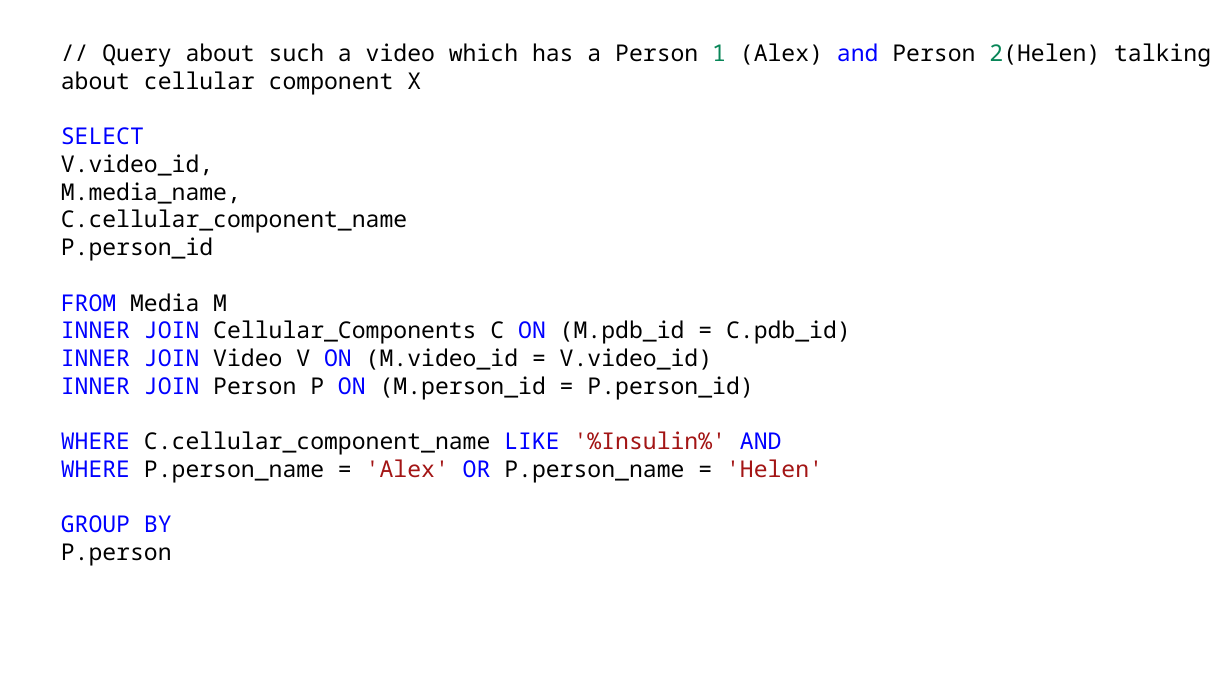
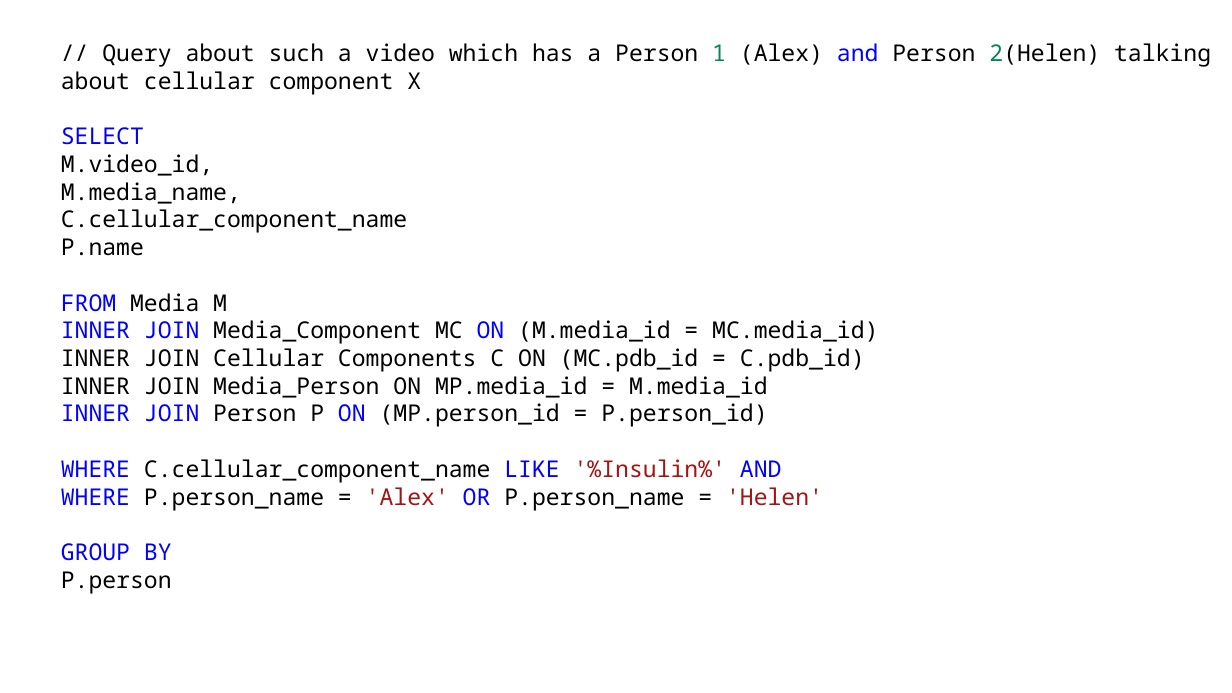
Before and after one commit to aniketkr97/ISI, a slide deck: slide 4 of Modelling/Presentation.pptx. Drawn at 1232x693 pixels with LibreOffice and Linux fonts; fonts in the diff are those of the drawing. Boxes give left, top, right and bottom in pixels: in the first picture for what was removed or moved away, otherwise in the second. Text is boxed around its words. In the diff, an @@ line names an element or a change of style, - is before the commit and + after.

```diff
--- a/Modelling/Presentation.pptx
+++ b/Modelling/Presentation.pptx
@@ text at (61, 154, 213, 176): text changed @@
-V.video_id,
+M.video_id,
@@ text at (61, 238, 144, 256): text changed @@
-P.person_id
+P.name
@@ text at (61, 320, 878, 427): text changed @@
-INNER JOIN Cellular_Components C ON (M.pdb_id = C.pdb_id)
-INNER JOIN Video V ON (M.video_id = V.video_id)
-INNER JOIN Person P ON (M.person_id = P.person_id)
+INNER JOIN Media_Component MC ON (M.media_id = MC.media_id)
+INNER JOIN Cellular Components C ON (MC.pdb_id = C.pdb_id)
+INNER JOIN Media_Person ON MP.media_id = M.media_id
+INNER JOIN Person P ON (MP.person_id = P.person_id)
```
Also in this commit, not shown: 2 other slides changed, 1 slide added, 1 slide removed, 4 other files.
